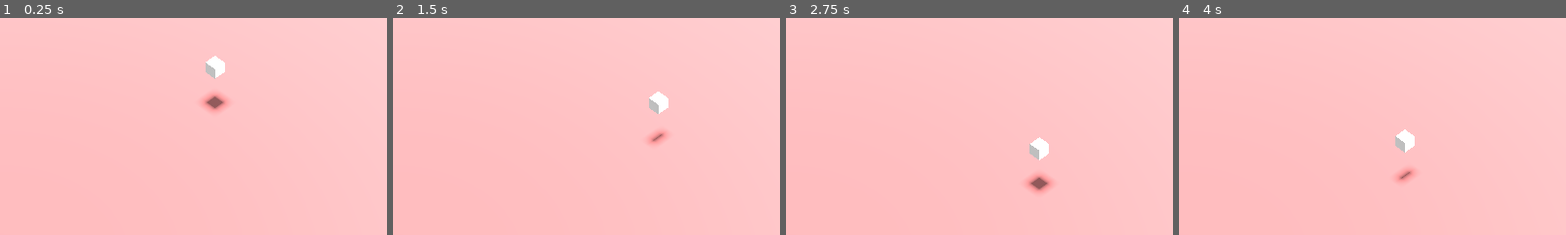
Above: before the commit, frames 1-4 (left to right).
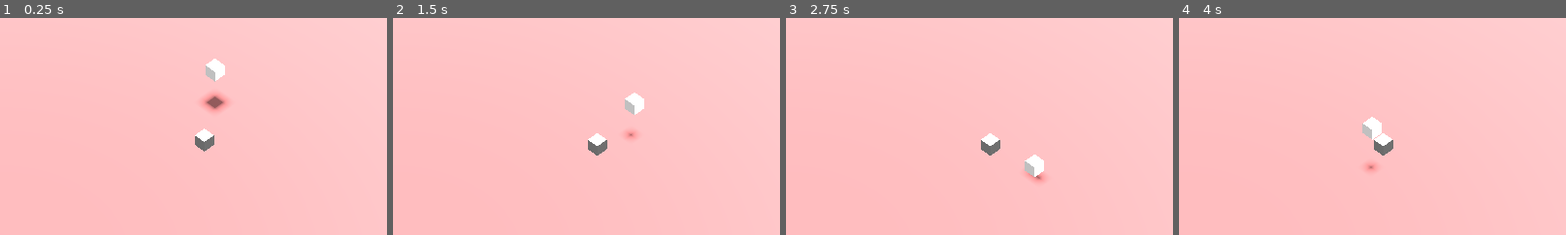
Above: after the commit, the same moments.

Repository: MrSluginator/Fortine
Game: Godot game, scene res://scenes/GameScene.tscn
Same seed, same stepped clock (60 frames per second), same inputs: the game is played once before the commit and once after it.
Inputs:
- Up to frame 1 (0.25 s): no input
- Up to frame 2 (1.5 s): tap Enter (ui_accept) at 0.5, 0.77, 0.8, 1.07, 1.35 s; hold D (down-right) 0.53-1.28 s; tap J (kick, bound only after the commit) at 0.6 s; hold A (down-left) from 1.28 s (still down)
- Up to frame 3 (2.75 s): tap Enter (ui_accept) at 1.52, 1.82, 2.3 s; tap J (kick, bound only after the commit) at 1.55, 2.1 s; release A (down-left) at 2.03 s; hold D (down-right) from 2.03 s (still down)
- Up to frame 4 (4 s): release D (down-right) at 2.78 s; hold Q (up-left) 2.78-3.53 s; tap J (kick, bound only after the commit) at 2.85 s; tap Enter (ui_accept) at 3.02, 3.32, 3.6, 3.77 s; hold A (down-left) from 3.53 s (still down)
The pictures show only the part of the screen within x 50-100%, y 21-71%; the shares and areas given below are measured in that part.

The runs differ from the first frame. In frame 1, 0.5% of the frame differs, in the area x 50-59%, y 17-62%; in frame 2, 1.4%; in frame 3, 1.5%, in the area x 50-69%, y 53-81%; in frame 4, 1.4%.

Commit message:
Player Movement
Switched player movement to physics based. Added interaction force with 'J' to "kick" other RigidBody3D objects.

Diff:
--- a/project.godot
+++ b/project.godot
@@ -41,3 +41,8 @@
 "events": [Object(InputEventKey,"resource_local_to_scene":false,"resource_name":"","device":-1,"window_id":0,"alt_press …(192 unchanged characters)…
 ]
 }
+kick={
+"deadzone": 0.5,
+"events": [Object(InputEventKey,"resource_local_to_scene":false,"resource_name":"","device":-1,"window_id":0,"alt_pressed":false,"shift_pressed":false,"ctrl_pressed":false,"meta_pressed":false,"pressed":false,"keycode":0,"physical_keycode":74,"key_label":0,"unicode":106,"location":0,"echo":false,"script":null)
+]
+}
--- a/scenes/GameScene.tscn
+++ b/scenes/GameScene.tscn
@@ -1,6 +1,7 @@
-[gd_scene load_steps=8 format=3 uid="uid://ci6rsyhr4m2w4"]
+[gd_scene load_steps=11 format=3 uid="uid://ci6rsyhr4m2w4"]
 
 [ext_resource type="Script" path="res://scenes/player.gd" id="1_68e0v"]
+[ext_resource type="Script" path="res://scenes/rock.gd" id="2_0bmsb"]
 
 [sub_resource type="BoxShape3D" id="BoxShape3D_qjmdn"]
 
@@ -16,11 +17,14 @@
 [sub_resource type="StandardMaterial3D" id="StandardMaterial3D_03qu2"]
 albedo_color = Color(0.641813, 0.382937, 0.387644, 1)
 
+[sub_resource type="BoxShape3D" id="BoxShape3D_pgnwi"]
+
+[sub_resource type="BoxMesh" id="BoxMesh_q8o6b"]
+
 [node name="Main" type="Node3D"]
 
 [node name="CharacterBody3D" type="CharacterBody3D" parent="."]
 transform = Transform3D(1, 0, 0, 0, 1, 0, 0, 0, 1, 0, 3.66288, 0)
-motion_mode = 1
 script = ExtResource("1_68e0v")
 
 [node name="CollisionShape3D" type="CollisionShape3D" parent="CharacterBody3D"]
@@ -29,13 +33,17 @@
 [node name="MeshInstance3D" type="MeshInstance3D" parent="CharacterBody3D"]
 mesh = SubResource("BoxMesh_mo1y7")
 
-[node name="StaticBody3D" type="StaticBody3D" parent="."]
+[node name="InteractRay" type="RayCast3D" parent="CharacterBody3D"]
+target_position = Vector3(1, 0, 0)
+hit_from_inside = true
+
+[node name="Floor" type="StaticBody3D" parent="."]
 transform = Transform3D(100, 0, 0, 0, 100, 0, 0, 0, 100, 0, 0, 0)
 
-[node name="CollisionShape3D" type="CollisionShape3D" parent="StaticBody3D"]
+[node name="CollisionShape3D" type="CollisionShape3D" parent="Floor"]
 shape = SubResource("WorldBoundaryShape3D_hygf1")
 
-[node name="MeshInstance3D" type="MeshInstance3D" parent="StaticBody3D"]
+[node name="MeshInstance3D" type="MeshInstance3D" parent="Floor"]
 mesh = SubResource("PlaneMesh_n4v6w")
 surface_material_override/0 = SubResource("StandardMaterial3D_03qu2")
 
@@ -53,3 +61,13 @@
 [node name="DirectionalLight3D2" type="DirectionalLight3D" parent="."]
 transform = Transform3D(0.707107, -0.5, 0.5, 0, 0.707107, 0.707107, -0.707107, -0.5, 0.5, 0, 0, 0)
 sky_mode = 1
+
+[node name="Rock" type="RigidBody3D" parent="."]
+transform = Transform3D(1, 0, 0, 0, 1, 0, 0, 0, 1, 2.88759, 1.23027, 3.98935)
+script = ExtResource("2_0bmsb")
+
+[node name="CollisionShape3D" type="CollisionShape3D" parent="Rock"]
+shape = SubResource("BoxShape3D_pgnwi")
+
+[node name="MeshInstance3D" type="MeshInstance3D" parent="Rock"]
+mesh = SubResource("BoxMesh_q8o6b")
--- a/scenes/player.gd
+++ b/scenes/player.gd
@@ -4,19 +4,25 @@
 const SPEED = 5.0
 const JUMP_VELOCITY = 8.5
 const TILE_SIZE = 2
+const STRENGTH = 400.0
 
 var moving = false
-var direction
-
+var direction = Vector3.ZERO
 
 func _physics_process(delta: float) -> void:
 	# Add the gravity.
 	if not is_on_floor():
 		velocity += get_gravity() * delta
 
+	if Input.is_action_just_pressed("kick") and $InteractRay.is_colliding():
+		var collider:Node3D = $InteractRay.get_collider()
+		if collider is RigidBody3D:
+			collider.apply_force(direction * STRENGTH)
+			print(collider.linear_velocity)
+
 	# Handle jump.
 	if Input.is_action_just_pressed("ui_accept") and is_on_floor():
-		jump()
+		velocity.y = JUMP_VELOCITY
 
 	if Input.is_action_just_pressed("down-left"):
 		direction = Vector3(0, 0, 1)
@@ -29,12 +35,16 @@
 	# Get the input direction and handle the movement/deceleration.
 	# As good practice, you should replace UI actions with custom gameplay actions.
 	var input_dir := Input.get_vector("up-left", "down-right", "up-right", "down-left")
+	if (input_dir.length() == 1):
+		direction = Vector3(input_dir.x, 0, input_dir.y)
 	if(not input_dir):
-		direction = Vector3.ZERO
-	elif (input_dir.length() == 1):
-		direction = Vector3(input_dir.x, 0, input_dir.y)
+		velocity = Vector3(0, velocity.y, 0)
+	else:
+		velocity = Vector3(0, velocity.y, 0) + direction * SPEED
 
-	move()
+	$InteractRay.target_position = direction
+
+	move_and_slide()
 
 
 func move():
